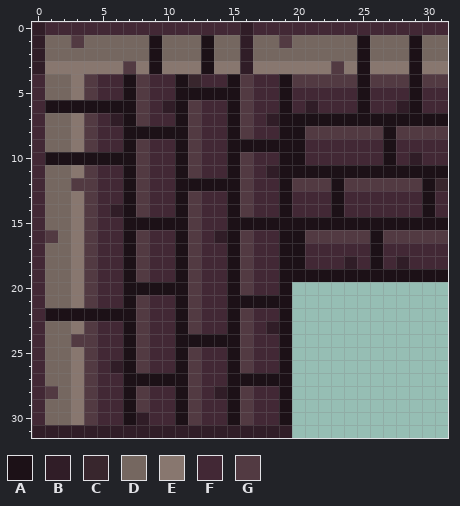
Pixel-art sprite -- src/main/resources/tiles/wall_edge.png. Above is the file before it was changed.
The file is 32x32 pixels.
Palette (. is transparent): A #1c1117  B #301d27  C #38262d  D #756760  E #88776f  F #422835  G #523a42
Pixels before, first column x 0:
 0 BFFFFFFFFFFFFFFFBFFFFFFFFFFFFFFF
 1 BDDGDDDDDADDDADDBDDGDDDDDADDDADD
 2 BDDDDDDDDADDDADDBDDDDDDDDADDDADD
 3 BEEEEEEGEAEEEAEEBEEEEEEGEAEEEAEE
 4 FDDEGFFAGFFACFFAGFFAGGGGGAGGGAGG
 5 FDDEGFFAGFFAAAAAGFFAFFFFFAFFFAFF
 6 FAAAAAAAGFBAGFFAGFFAFBFFFAFFBAFF
 7 FDDEGFBAGFFAGFFAGFBAAAAAAAAAAAAA
 8 FDDEGFFAAAAAGFFAGFFAAGGGGGGAGGGG
 9 FDDEGFFAGFFAGFFAAAAAAFFFFFFAFFFF
10 FAAAAAAAGFFAGFFAGFFAAFFFFFFAFBFF
11 FDDEGFFAGFFAGFFAGFBAAAAAAAAAAAAA
12 FDDGGFFAGFFAAAAAGFFAGGGAGGGGGGAC
13 FDDEGFFAGFFAGFFAGFFAFFFAFFFFFFAF
14 FDDEGFBAGFFAGFFAGFFAFFFAFFFFFFAF
15 FDDEGFFAAAAAGFFAAAAAAAAAAAAAAAAA
16 FGDEGFFAGFFAGFBAGFFAAGGGGGAGGGGG
17 FDDEGFFAGFFAGFFAGFFAAFFFFFAFFFFF
18 FDDEGFFAGFFAGFFAGFFAAFFFBFAFBFFF
19 FDDEGFFAGFFAGFFAGFFAAAAAAAAAAAAA
20 FDDEGFFAAAAAGFFAGFFA............
21 FDDEGFFAGFFAGFFAAAAA............
22 FAAAAAAAGFFAGFFAGFFA............
23 FDDEGFFAGFFAGFFAGFBA............
24 FDDGGFFAGFFAAAAAGFFA............
25 FDDEGFFAGFFAGFFAGFFA............
26 FDDEGFBAGFFAGFFAGFFA............
27 FDDEGFFAAAAAGFFAAAAA............
28 FGDEGFFAGFFAGFBAGFFA............
29 FDDEGFFAGFFAGFFAGFFA............
30 FDDEGFFABFFAGFFAGFFA............
31 BBBBBBBBBBBBBBBBBBBB............
After the commit:
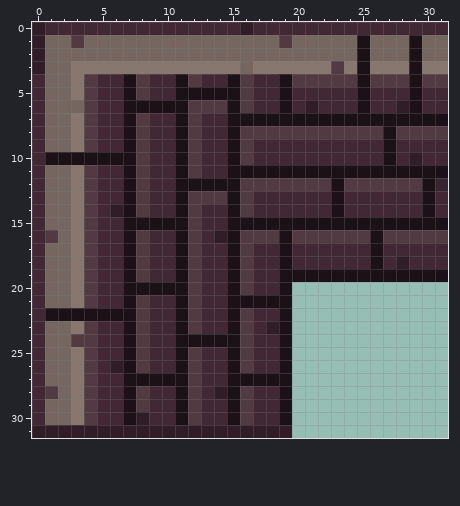
The edit:
Changed rows in their new state; - is an unchanged pixel.
first column x 1:
 1 --------D---D--D--------
 2 --------D---D--D--------
 3 DD----E-E---E--D--------
 4 -----------G------------
 6 DDDGFF-AAA--GG----------
 7 -----F---------AAA------
 8 -------GFF------GGGG----
 9 ---------------GFFFF----
10 ------------------FF----
11 ---------------AAA------
12 --E-------------GGG-----
13 ------------GG----F-----
14 ------------------F-----
16 ----------------GG-G----
17 -------------------F----
18 -------------------F---F
Pixel boxes of the changes (left, top, right, bottom) in both pictures:
changed: (45, 35, 305, 269)
changed: (344, 256, 357, 269)
